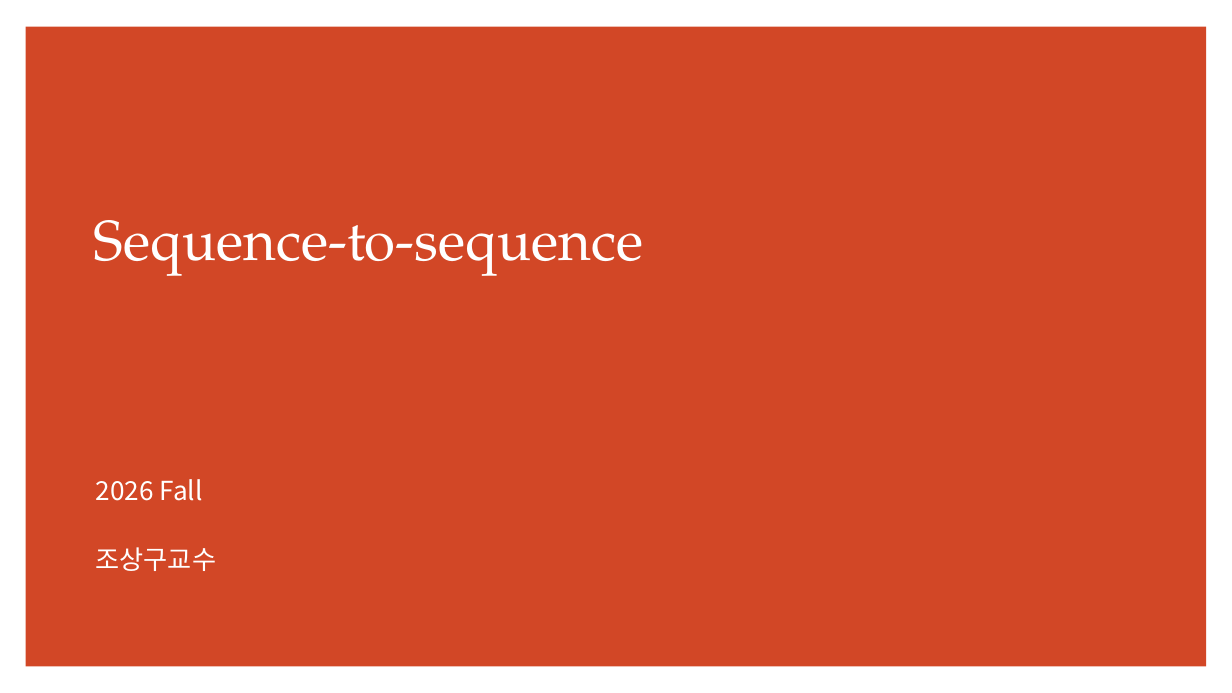
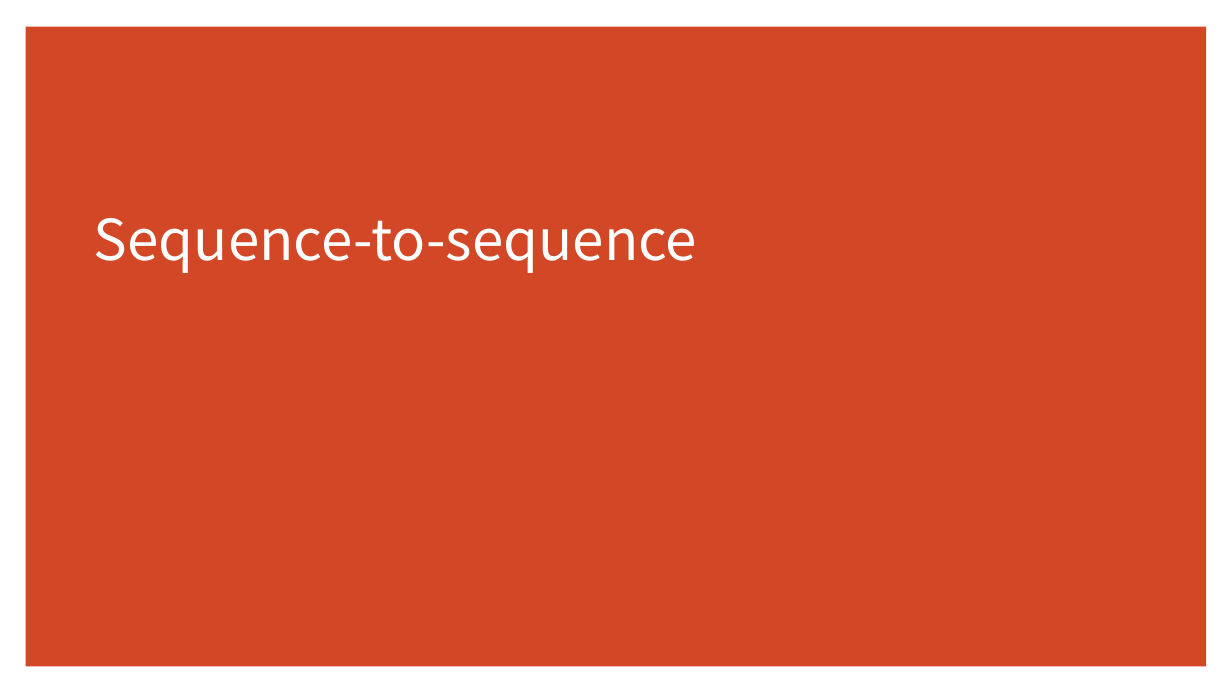
Before and after one commit to ancestor9/2026_Fall_Deep-Learning-with-Python, a slide deck: slide 10 of Chapter 15 Language models and the Transformer.pptx. Drawn at 1232x693 pixels with LibreOffice and Linux fonts; fonts in the diff are those of the drawing. Boxes give left, top, right and bottom in pixels: in the first picture for what was removed or moved away, otherwise in the second. Text is boxed around its words. In the diff, an @@ line names an element or a change of style, - is before the commit and + after.

```diff
--- a/Chapter 15 Language models and the Transformer.pptx
+++ b/Chapter 15 Language models and the Transformer.pptx
@@ title "Sequence-to-sequence" at (94, 218, 697, 273): font TeX Gyre Pagella to Noto Sans CJK KR @@
@@ text removed at (96, 479, 216, 571) @@
-2026 Fall
-조상구교수
```
Also in this commit, not shown: 12 other slides changed, 2 slides added, 1 slide removed.
